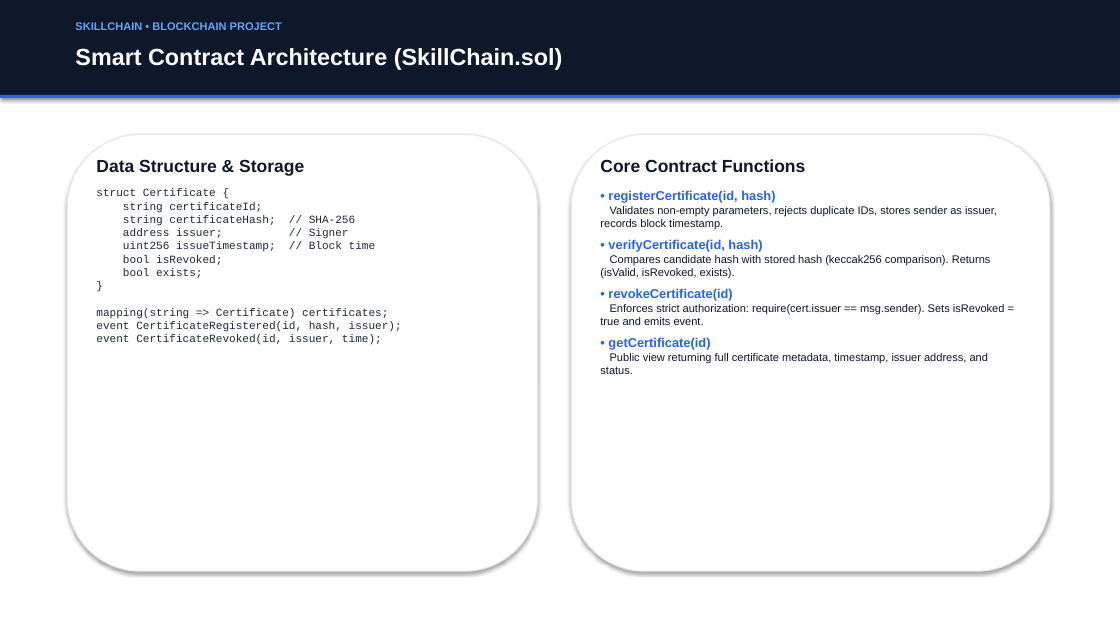
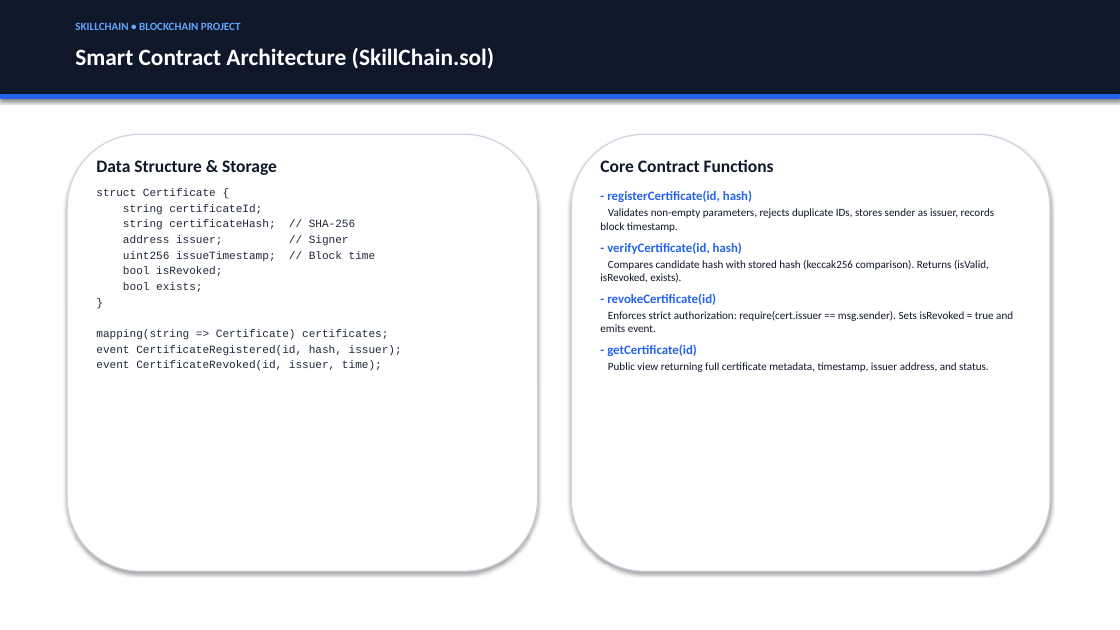
Before and after one commit to saksham1126/SkillChain, a slide deck: slide 6 of SkillChain_Presentation.pptx. Drawn at 1120x630 pixels with LibreOffice and Linux fonts; fonts in the diff are those of the drawing. Boxes give left, top, right and bottom in pixels: in the first picture for what was removed or moved away, otherwise in the second. Text is boxed around its words. In the diff, an @@ line names an element or a change of style, - is before the commit and + after.

Commit message:
fix: resolve XML formatting issues in presentation PPTX

```diff
--- a/SkillChain_Presentation.pptx
+++ b/SkillChain_Presentation.pptx
@@ rectangle at (0,0,1120,97): outline none to #0F172A 0.75 pt @@
@@ text "SKILLCHAIN • BLOCKCHAIN PROJECT" at (75,22,241,30): font Arial to Calibri; more space between paragraphs @@
@@ text "Smart Contract Architecture (SkillChain.sol)" at (75,48,494,69): font Arial to Calibri; more space between paragraphs @@
@@ rectangle at (0,95,1120,98): outline none to #2563EB 0.75 pt @@
@@ rounded rectangle at (67,134,538,571): outline #E2E8F0 1 pt to #CBD5E1 1 pt @@
@@ rounded rectangle at (571,134,1050,571): outline #E2E8F0 1 pt to #CBD5E1 1 pt @@
@@ text at (96,160,277,175): font Arial to Calibri in "Data Structure & Storage" @@
@@ text at (600,159,1013,372): font Arial to Calibri in "Core Contract Functions", "Validates non-empty parameters, rejects duplicate IDs, store ...", "Compares candidate hash with stored hash (keccak256 ...", "Enforces strict authorization: require(cert.issuer == msg.se ..." and 1 more places @@
@@ text at (96,188,402,371): text changed @@
-struct Certificate {
-string certificateId;
-string certificateHash; // SHA-256
-address issuer; // Signer
-uint256 issueTimestamp; // Block time
-bool isRevoked;
-bool exists;
-}
-mapping(string => Certificate) certificates;
-event CertificateRegistered(id, hash, issuer);
-event CertificateRevoked(id, issuer, time);
+struct Certificate {
+string certificateId;
+string certificateHash; // SHA-256
+address issuer; // Signer
+uint256 issueTimestamp; // Block time
+bool isRevoked;
+bool exists;
+}
+mapping(string => Certificate) certificates;
+event CertificateRegistered(id, hash, issuer);
+event CertificateRevoked(id, issuer, time);
@@ text at (607,190,752,202): text changed; font Arial to Calibri @@
-• registerCertificate(id, hash)
+- registerCertificate(id, hash)
@@ text at (607,242,742,254): text changed; font Arial to Calibri @@
-• verifyCertificate(id, hash)
+- verifyCertificate(id, hash)
@@ text at (607,293,716,305): text changed; font Arial to Calibri @@
-• revokeCertificate(id)
+- revokeCertificate(id)
@@ text at (607,344,697,356): text changed; font Arial to Calibri @@
-• getCertificate(id)
+- getCertificate(id)
```
Also in this commit, not shown: 11 other slides changed, 1 other file.
